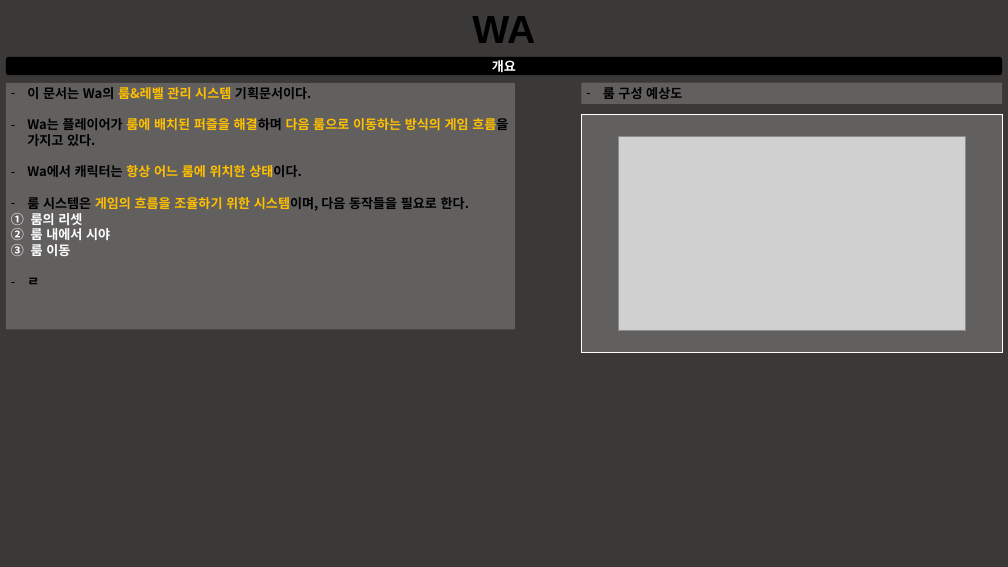
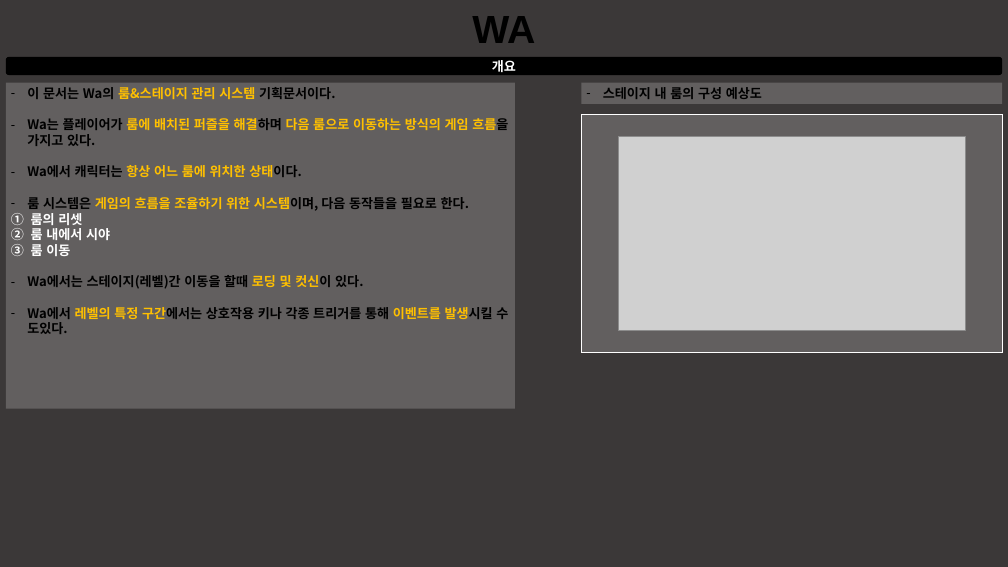
Before and after one commit to taeseongeom/WA, a slide deck: slide 3 of 기획서/신버전/룸 &레벨 관리 시스템.pptx. Drawn at 1008x567 pixels with LibreOffice and Linux fonts; fonts in the diff are those of the drawing; grey boxes stand for pictures. Boxes give left, top, right and bottom in pixels: in the first picture for what was removed or moved away, otherwise in the second. Text is boxed around its words. In the diff, an @@ line names an element or a change of style, - is before the commit and + after.

Commit message:
5.22 기획서 작업

```diff
--- a/기획서/신버전/룸 &레벨 관리 시스템.pptx
+++ b/기획서/신버전/룸 &레벨 관리 시스템.pptx
@@ rectangle "이 문서는 Wa의 룸&스테이지 관리 ...": place and size @@
-rectangle "이 문서는 Wa의 룸&스테이지 관리 ..." at <box>6,83,515,329</box>
+rectangle "이 문서는 Wa의 룸&스테이지 관리 ..." at <box>6,83,515,409</box>
@@ text in rectangle at <box>27,87,335,99</box>: text changed @@
-– 이 문서는 Wa의 룸&레벨 관리 시스템 기획문서이다.
+– 이 문서는 Wa의 룸&스테이지 관리 시스템 기획문서이다.
@@ text in rectangle at <box>603,87,762,99</box>: text changed @@
-– 룸 구성 예상도
+– 스테이지 내 룸의 구성 예상도
@@ text in rectangle at <box>27,275,508,334</box>: text changed @@
-– ㄹ
+– Wa에서는 스테이지(레벨)간 이동을 할때 로딩 및 컷신이 있다.
+– Wa에서 레벨의 특정 구간에서는 상호작용 키나 각종 트리거를 통해 이벤트를 발생시킬 수 도있다.
```
Also in this commit, not shown: 5 other slides changed, 2 slides added, 4 other files.
